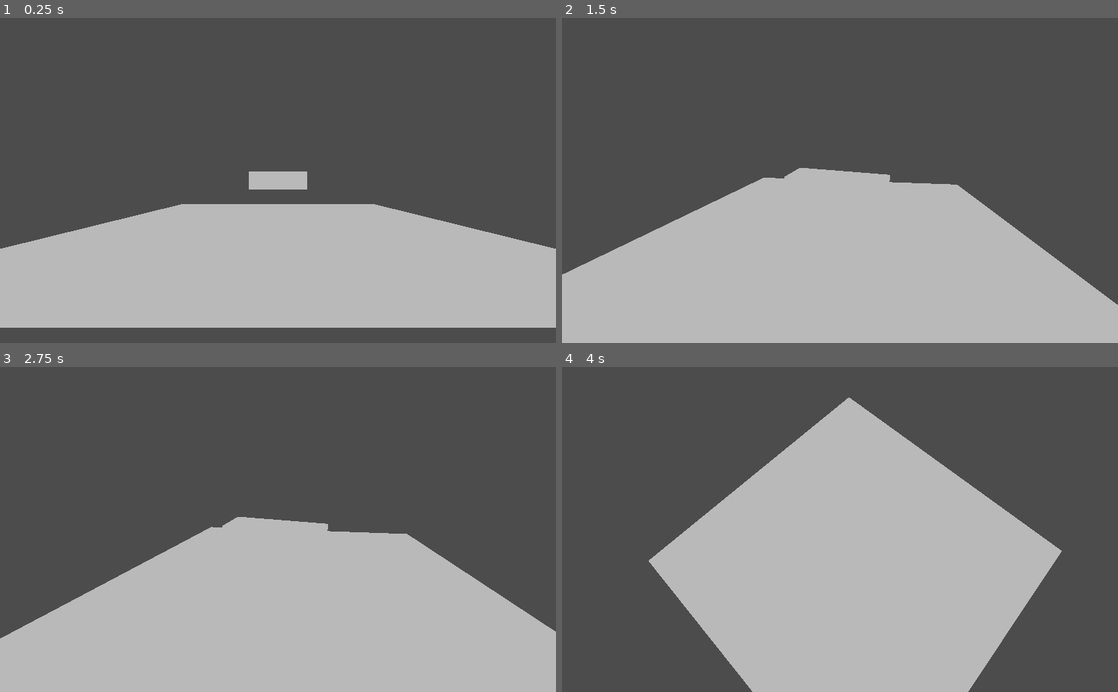
Above: before the commit, frames 1-4 (two rows, left to right).
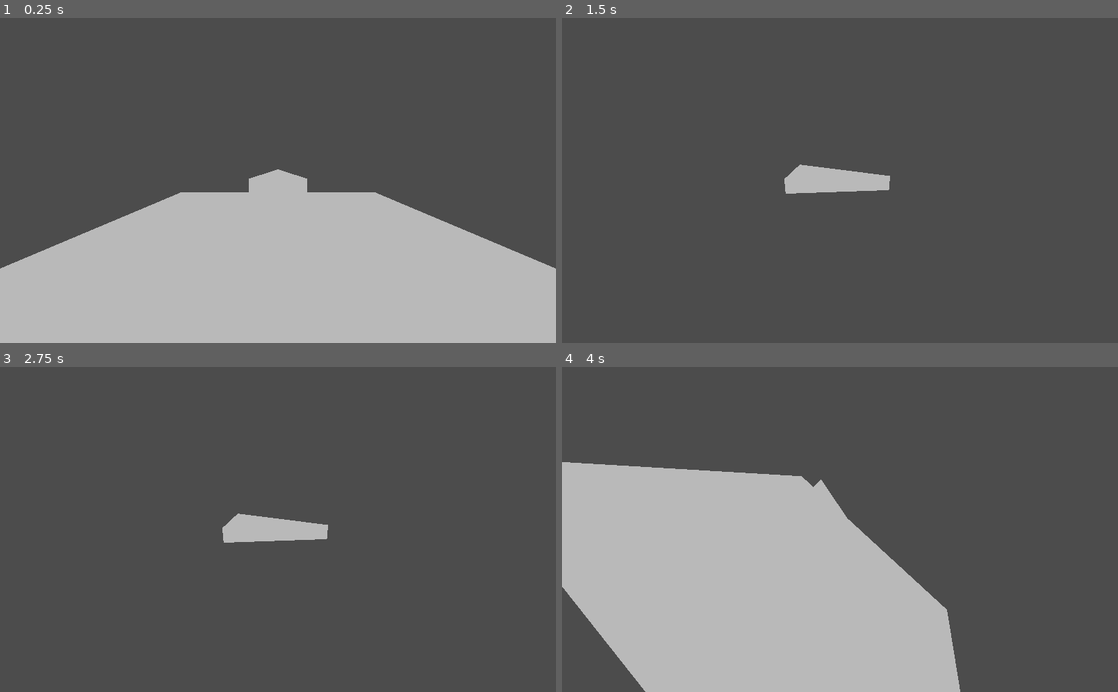
Above: after the commit, the same moments.

Repository: kornelharm/SpaceGame
Game: Godot game, scene res://Worlds/Test.tscn
Same seed, same stepped clock (60 frames per second), same inputs: the game is played once before the commit and once after it.
Inputs (mouse positions are in pixels of both pictures, inside the frame that each line leads up to):
- Up to frame 1 (0.25 s): no input
- Up to frame 2 (1.5 s): tap Enter at 0.5 s; move the mouse to (962, 164) at 0.52 s; hold C (roll_right, bound only after the commit) 0.53-1.28 s; hold Right mouse button (camera_unlock) 0.53-1.28 s; move the mouse to (728, 196) at 1.27 s; hold S (move_back) from 1.28 s (still down); right-click (728, 196) at 1.35 s
- Up to frame 3 (2.75 s): move the mouse to (333, 458) at 2.02 s; release S (move_back) at 2.03 s; hold C (roll_right, bound only after the commit) from 2.03 s (still down); hold Right mouse button (camera_unlock) from 2.03 s (still down)
- Up to frame 4 (4 s): move the mouse to (812, 594) at 2.77 s; release C (roll_right, bound only after the commit) at 2.78 s; release Right mouse button (camera_unlock) at 2.78 s; hold W (move_forward) 2.78-3.53 s; right-click (812, 594) at 2.85 s; move the mouse to (1006, 578) at 3.52 s; hold Z (roll_left, bound only after the commit) from 3.53 s (still down); hold Right mouse button (camera_unlock) from 3.53 s (still down)

The runs differ from the first frame. In frame 1, 7.8% of the frame differs, in the area x 0-100%, y 46-100%; in frame 2, 39%; in frame 3, 39%, in the area x 0-100%, y 45-100%; in frame 4, 32%.

Commit message:
Implemented rolling left and right

Diff:
--- a/Prefabs/PlayerShip.tscn
+++ b/Prefabs/PlayerShip.tscn
@@ -14,6 +14,7 @@
 material/0 = null
 
 [node name="CameraPivotH" type="Spatial" parent="."]
+transform = Transform( 1, 0, 0, 0, 0.9923, 0.123861, 0, -0.123861, 0.9923, 0, 0, 0 )
 
 [node name="CameraPivotV" type="Spatial" parent="CameraPivotH"]
 
--- a/Prefabs/ShipMovement.gd
+++ b/Prefabs/ShipMovement.gd
@@ -1,6 +1,5 @@
 extends Spatial
 
-onready var ship = $ShipModel
 
 var acceleration = 1
 var rotational_acceleration = 1
@@ -55,4 +54,11 @@
 	if(Input.is_action_pressed("yaw_right")):
 		rotate_y(-rotational_acceleration * delta)
 
+	if(Input.is_action_pressed("roll_right")):
+		rotate_z(-rotational_acceleration * delta)
+	if(Input.is_action_pressed("roll_left")):
+		rotate_z(rotational_acceleration * delta)
+
+
+
 	move(delta)
--- a/Worlds/PlayerCamera.gd
+++ b/Worlds/PlayerCamera.gd
@@ -26,6 +26,6 @@
 			pivoth.rotate_y(-event.relative.x * camera_sensitivity * 0.004)
 			pivotv.rotate_x(-event.relative.y * camera_sensitivity * 0.004)
 			pivotv.rotation_degrees.x = clamp(pivotv.rotation_degrees.x, -80, 80)
-			look_at(ship.translation, ship.global_transform.basis.y)
+			look_at(ship.translation, pivoth.global_transform.basis.y)
 	else:
 		camera_lock = true
--- a/project.godot
+++ b/project.godot
@@ -61,6 +61,16 @@
 "events": [ Object(InputEventKey,"resource_local_to_scene":false,"resource_name":"","device":0,"alt":false,"shift":false,"control":false,"meta":false,"command":false,"pressed":false,"scancode":16777238,"physical_scancode":0,"unicode":0,"echo":false,"script":null)
  ]
 }
+roll_right={
+"deadzone": 0.5,
+"events": [ Object(InputEventKey,"resource_local_to_scene":false,"resource_name":"","device":0,"alt":false,"shift":false,"control":false,"meta":false,"command":false,"pressed":false,"scancode":67,"physical_scancode":0,"unicode":0,"echo":false,"script":null)
+ ]
+}
+roll_left={
+"deadzone": 0.5,
+"events": [ Object(InputEventKey,"resource_local_to_scene":false,"resource_name":"","device":0,"alt":false,"shift":false,"control":false,"meta":false,"command":false,"pressed":false,"scancode":90,"physical_scancode":0,"unicode":0,"echo":false,"script":null)
+ ]
+}
 
 [physics]
 
